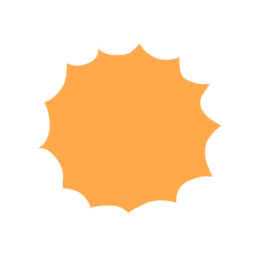
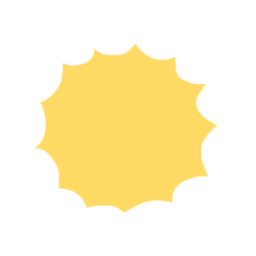
The second 256×256 image is a revision of the first. Changes to its layers:
painted on "Layer 28" over [left=34, top=42, right=223, bottom=214]
